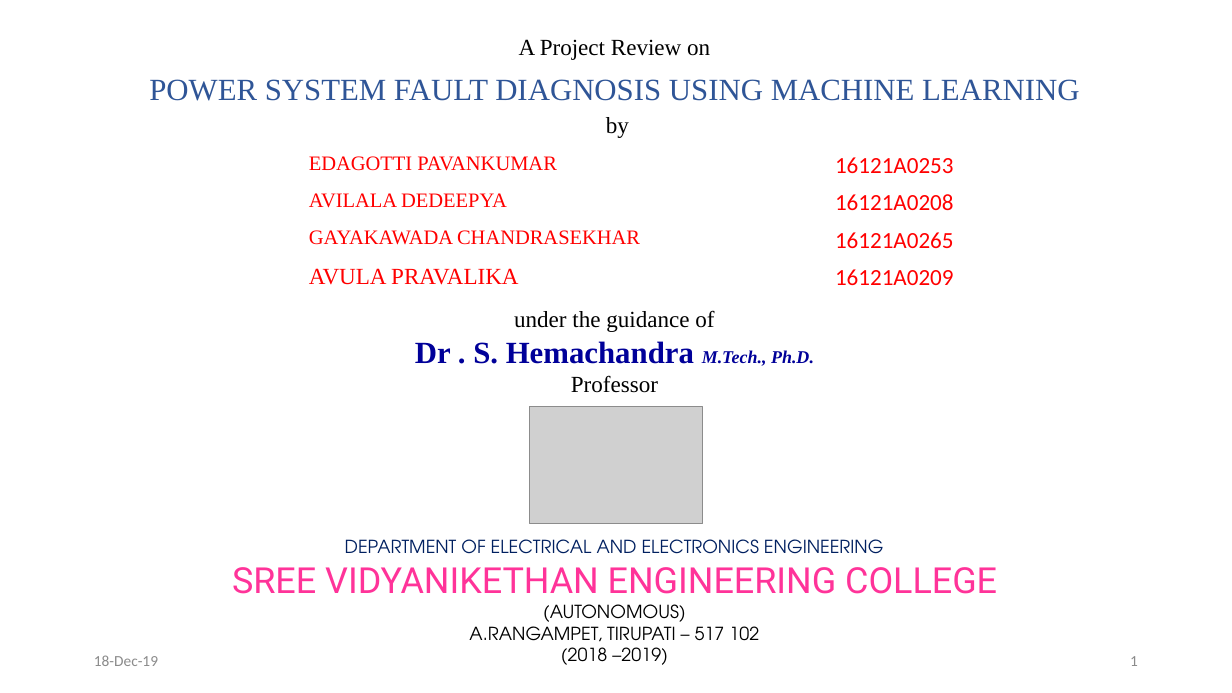
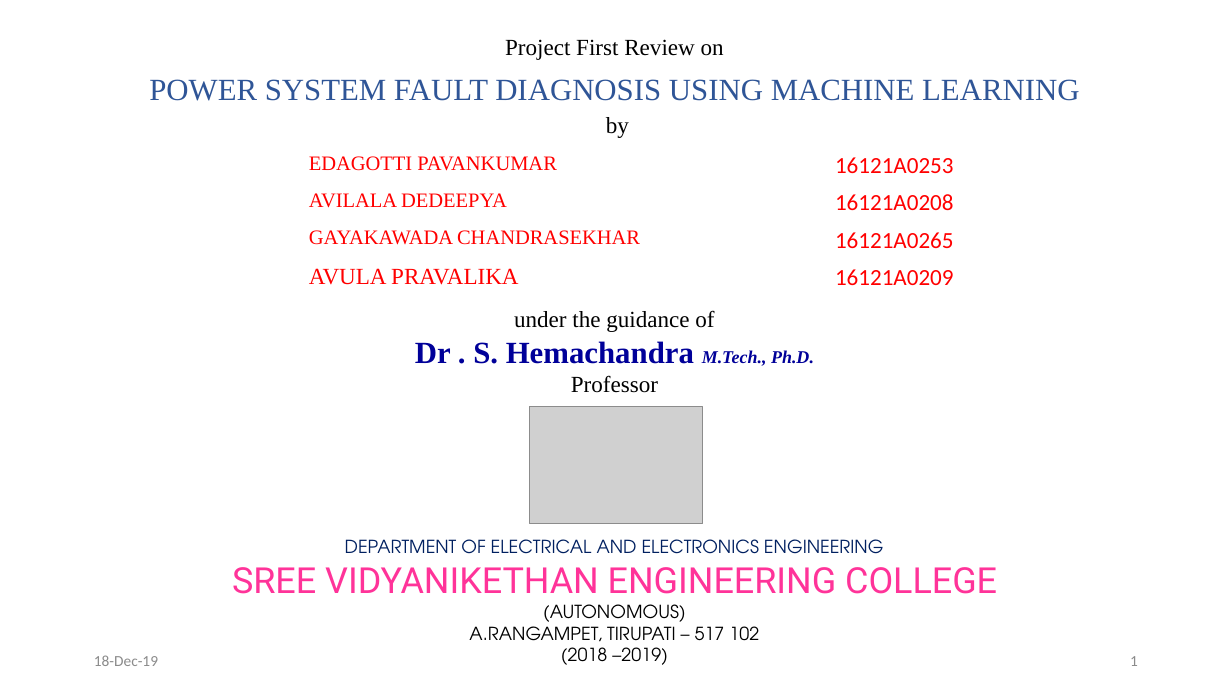
Before and after one commit to svec-final-year-project-eee/Project, a slide deck: slide 1 of First Review/First Oral Presentation.pptx. Drawn at 1232x693 pixels with LibreOffice and Linux fonts; fonts in the diff are those of the drawing; grey boxes stand for pictures. Boxes give left, top, right and bottom in pixels: in the first picture for what was removed or moved away, otherwise in the second. Text is boxed around its words. In the diff, an @@ line names an element or a change of style, - is before the commit and + after.

```diff
--- a/First Review/First Oral Presentation.pptx
+++ b/First Review/First Oral Presentation.pptx
@@ text at bbox=[505, 39, 724, 60]: text changed @@
-A Project Review on
+Project First Review on
```
Also in this commit, not shown: 2 other slides changed.
